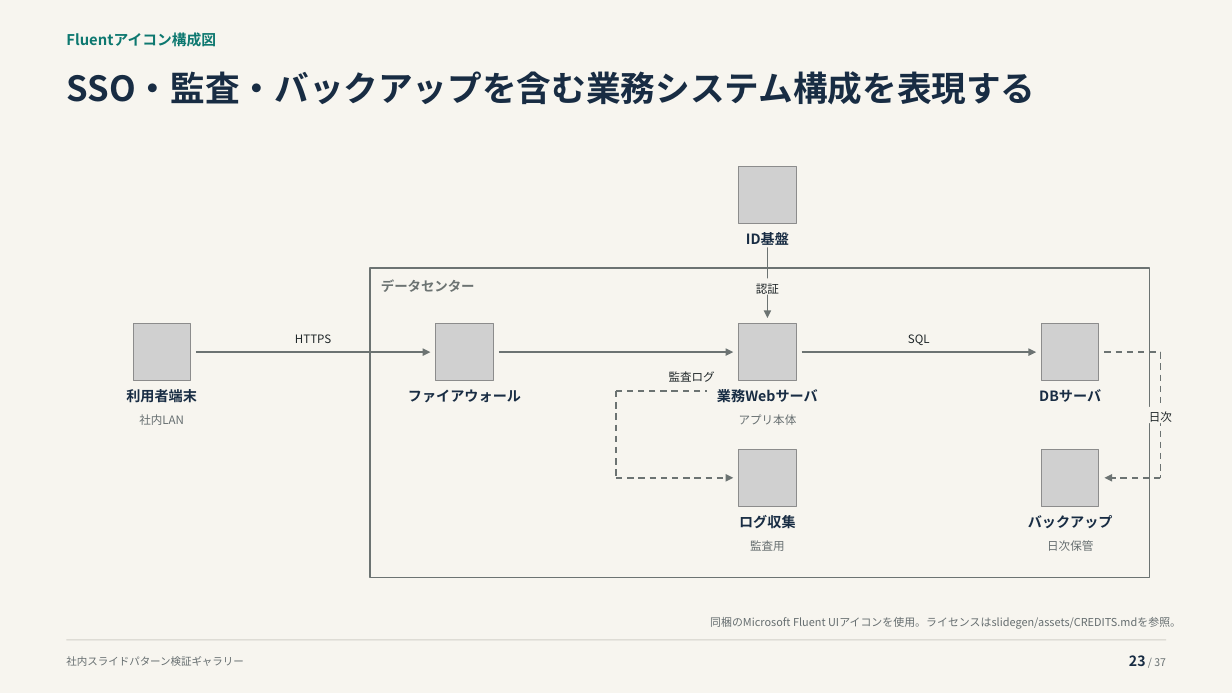
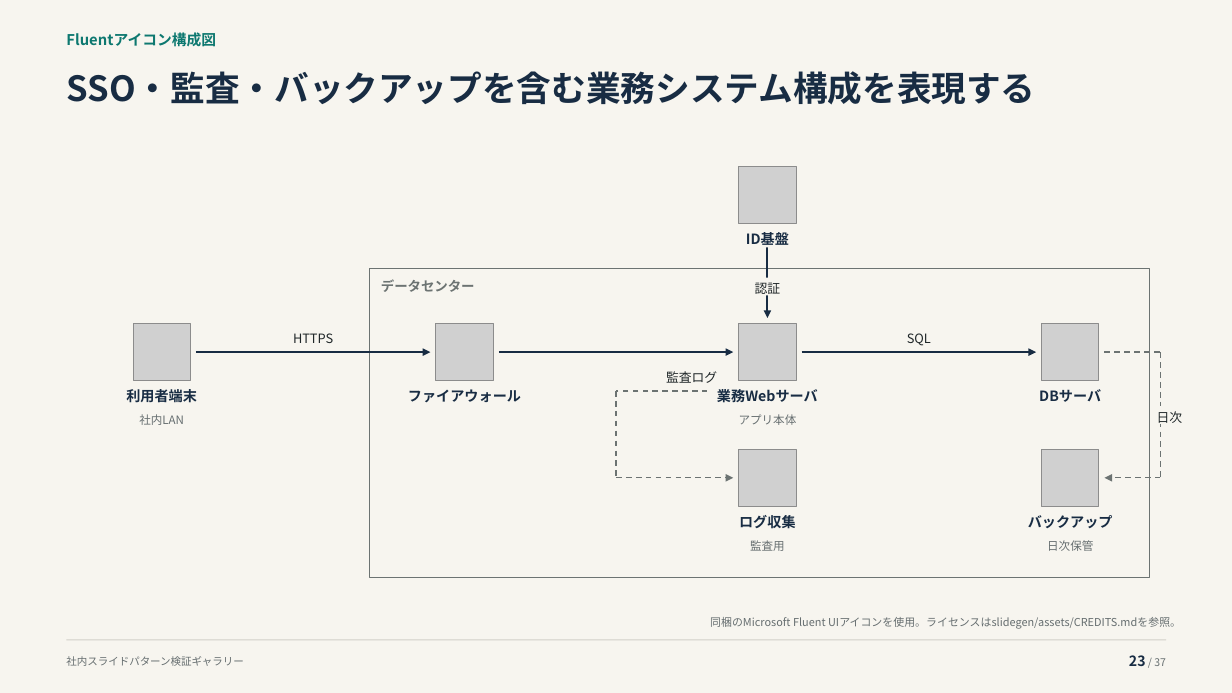
Before and after one commit to thinas1115/pptxdsl, a slide deck: slide 23 of examples/gallery/pattern_gallery.pptx. Drawn at 1232x693 pixels with LibreOffice and Linux fonts; fonts in the diff are those of the drawing; grey boxes stand for pictures. Boxes give left, top, right and bottom in pixels: in the first picture for what was removed or moved away, otherwise in the second. Text is boxed around its words. In the diff, an @@ line names an element or a change of style, - is before the commit and + after.

```diff
--- a/examples/gallery/pattern_gallery.pptx
+++ b/examples/gallery/pattern_gallery.pptx
@@ arrow (768, 229) - (768, 318): stroke #6C7372 1.25 pt to #182C43 1.6 pt @@
@@ rectangle at box(370, 268, 1150, 578): outline #6C7372 1.25 pt to #6C7372 0.85 pt @@
@@ arrow (196, 352) - (431, 352): stroke #6C7372 1.25 pt to #182C43 1.6 pt @@
@@ arrow (499, 352) - (734, 352): stroke #6C7372 1.25 pt to #182C43 1.6 pt @@
@@ arrow (802, 352) - (1036, 352): stroke #6C7372 1.25 pt to #182C43 1.6 pt @@
@@ line (1104, 352) - (1161, 352): stroke #6C7372 1.25 pt dashed to #6C7372 1.1 pt dashed @@
@@ line (1161, 352) - (1161, 478): stroke #6C7372 1.25 pt dashed to #6C7372 1.1 pt dashed @@
@@ size 9 to 10 pt in 5 elements at box(293, 333, 333, 343), box(755, 282, 781, 298), box(907, 333, 931, 346), box(1157, 411, 1183, 426), box(666, 371, 717, 383) @@
@@ text "監査ログ": place and size @@
-text "監査ログ" at box(663, 367, 722, 384)
+text "監査ログ" at box(666, 371, 717, 383)
@@ line (768, 391) - (616, 391): stroke #6C7372 1.25 pt dashed to #6C7372 1.1 pt dashed @@
@@ line (616, 391) - (616, 478): stroke #6C7372 1.25 pt dashed to #6C7372 1.1 pt dashed @@
@@ text "日次": place and size @@
-text "日次" at box(1149, 411, 1172, 425)
+text "日次" at box(1157, 411, 1183, 426)
@@ arrow (616, 478) - (734, 478): stroke #6C7372 1.25 pt dashed to #6C7372 1.1 pt dashed @@
@@ arrow (1161, 478) - (1104, 478): stroke #6C7372 1.25 pt dashed to #6C7372 1.1 pt dashed @@
```
Also in this commit, not shown: 3 other slides changed, 9 other files.
